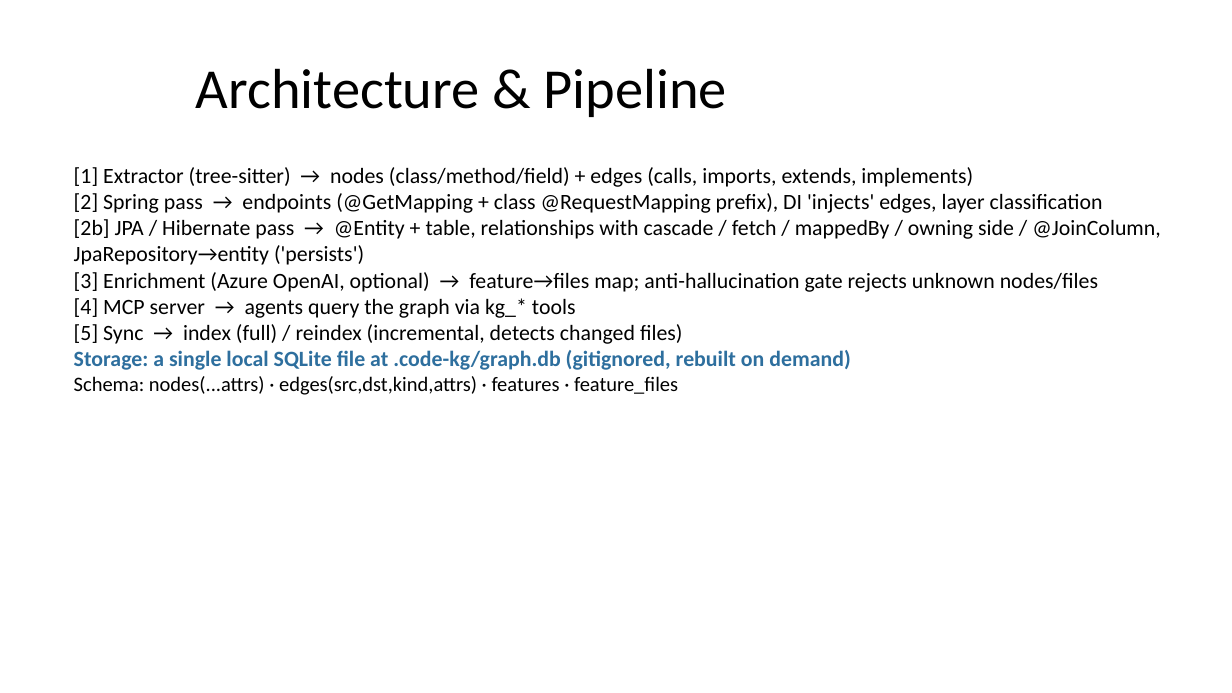
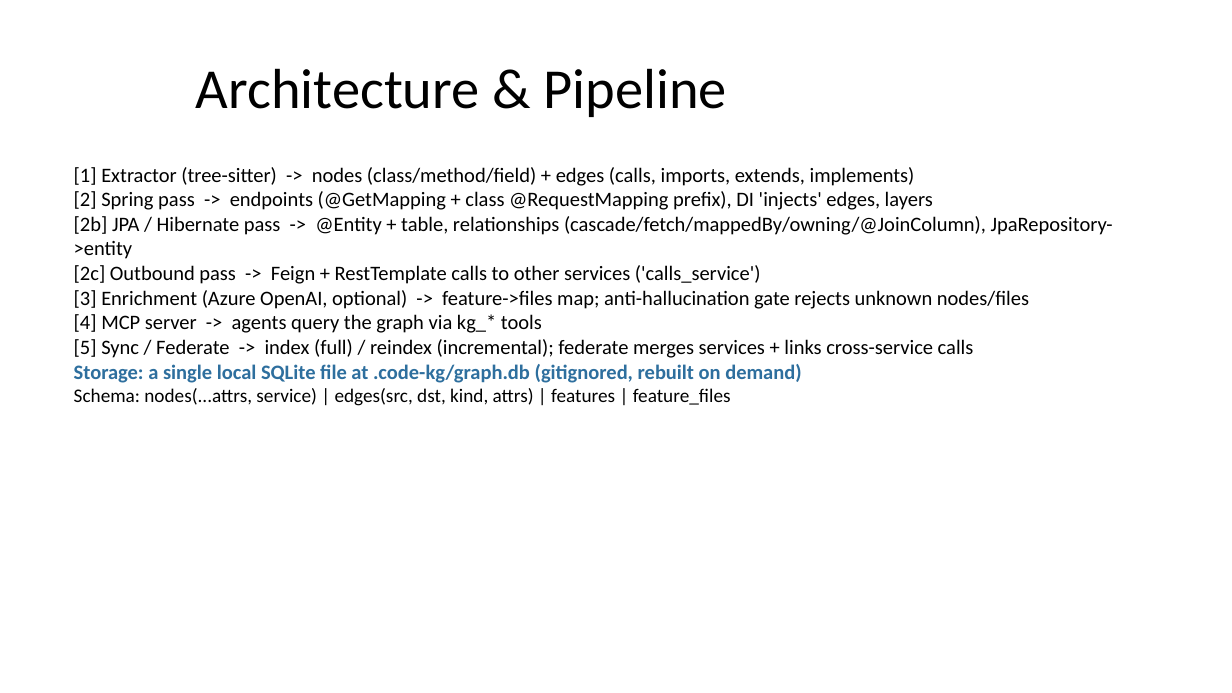
Before and after one commit to himanshu1792/code-knowledge-graph, a slide deck: slide 2 of docs/code-kg-overview.pptx. Drawn at 1232x693 pixels with LibreOffice and Linux fonts; fonts in the diff are those of the drawing. Boxes give left, top, right and bottom in pixels: in the first picture for what was removed or moved away, otherwise in the second. Text is boxed around its words. In the diff, an @@ line names an element or a change of style, - is before the commit and + after.

```diff
--- a/docs/code-kg-overview.pptx
+++ b/docs/code-kg-overview.pptx
@@ text at (74, 167, 1113, 358): text changed; size 17 to 16 pt @@
-[1] Extractor (tree-sitter) → nodes (class/method/field) + edges (calls, imports, extends, implements)
-[2] Spring pass → endpoints (@GetMapping + class @RequestMapping prefix), DI 'injects' edges, layer classification
-[2b] JPA / Hibernate pass → @Entity + table, relationships with cascade / fetch / mappedBy / owning side / @JoinColumn, JpaRepository→entity ('persists')
-[3] Enrichment (Azure OpenAI, optional) → feature→files map; anti-hallucination gate rejects unknown nodes/files
-[4] MCP server → agents query the graph via kg_* tools
-[5] Sync → index (full) / reindex (incremental, detects changed files)
+[1] Extractor (tree-sitter) -> nodes (class/method/field) + edges (calls, imports, extends, implements)
+[2] Spring pass -> endpoints (@GetMapping + class @RequestMapping prefix), DI 'injects' edges, layers
+[2b] JPA / Hibernate pass -> @Entity + table, relationships (cascade/fetch/mappedBy/owning/@JoinColumn), JpaRepository->entity
+[2c] Outbound pass -> Feign + RestTemplate calls to other services ('calls_service')
+[3] Enrichment (Azure OpenAI, optional) -> feature->files map; anti-hallucination gate rejects unknown nodes/files
+[4] MCP server -> agents query the graph via kg_* tools
+[5] Sync / Federate -> index (full) / reindex (incremental); federate merges services + links cross-service calls
@@ text at (74, 388, 731, 406): text changed; size 16 to 15 pt @@
-Schema: nodes(...attrs) · edges(src,dst,kind,attrs) · features · feature_files
+Schema: nodes(...attrs, service) | edges(src, dst, kind, attrs) | features | feature_files
@@ text at (74, 364, 801, 383): size 17 to 16 pt in "Storage: a single local SQLite file at ..." @@
```
Also in this commit, not shown: 2 other slides changed, 1 slide added, 1 other file.
